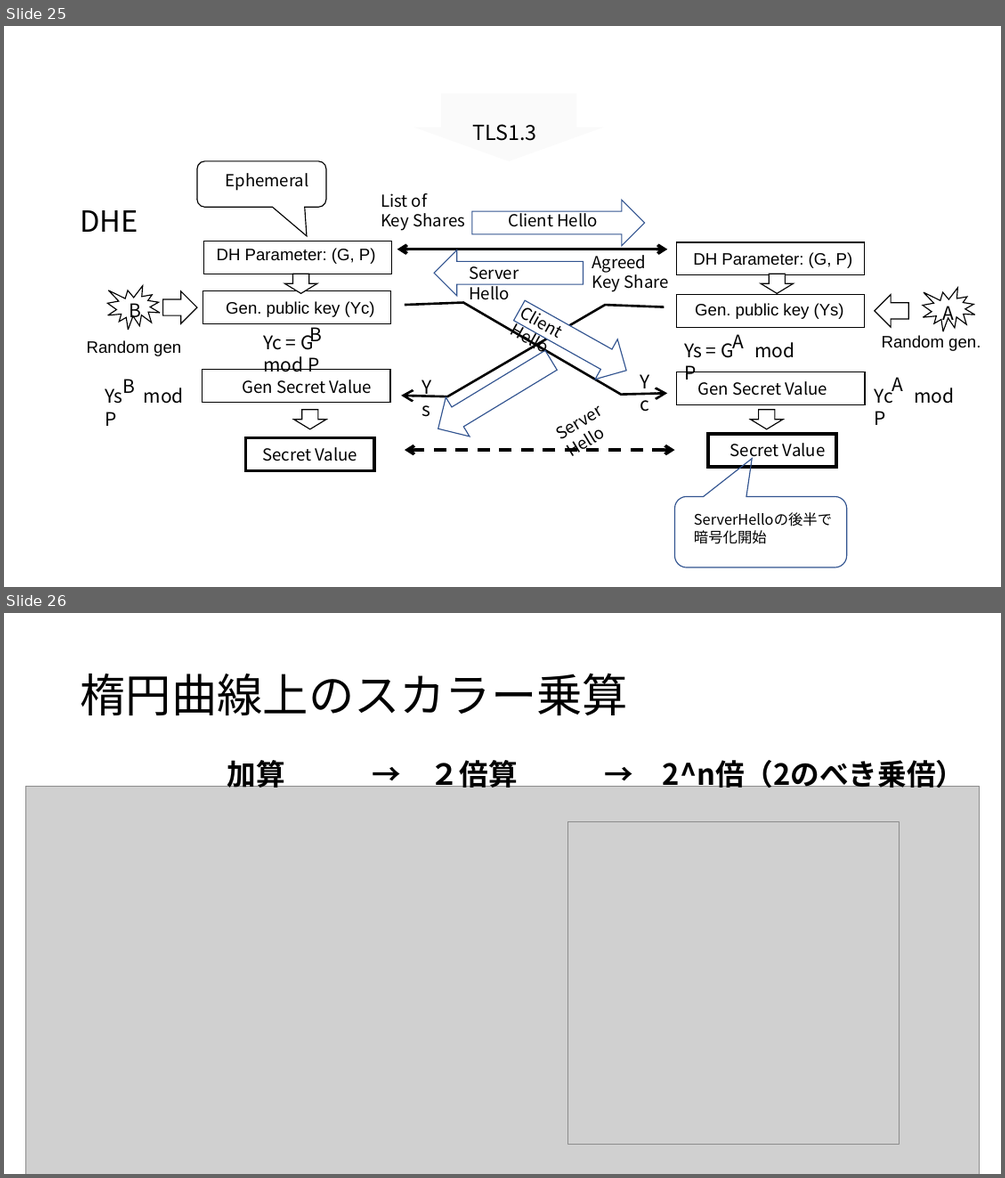
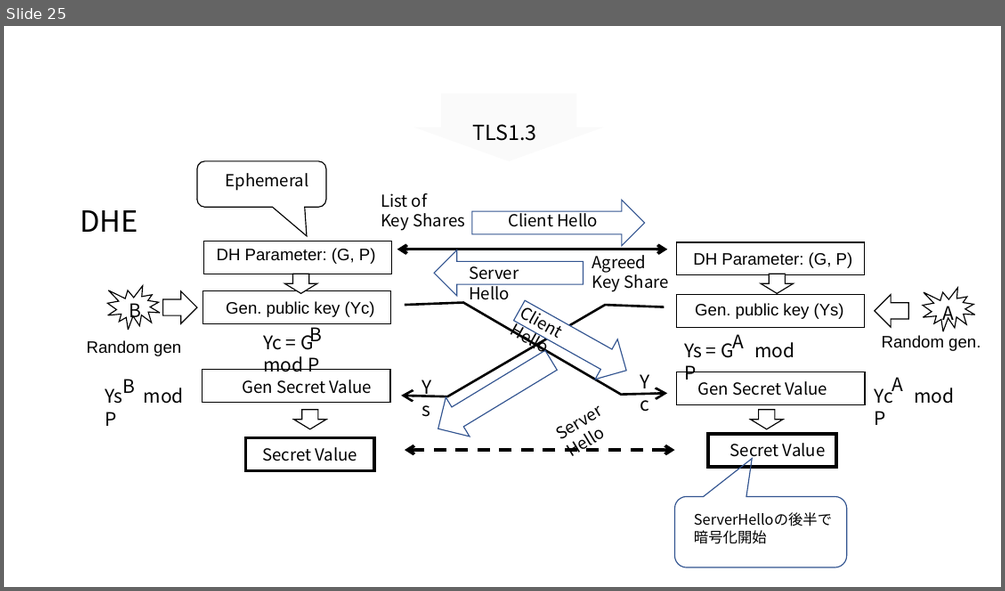
Before and after one commit to kojo1/TLSbook-en, a slide deck: Part1.Technology/Chapter3.Algorithm/Algorithm-fig-jp.pptx. Shown one above the other, each under a label of ours: slides 25 and 26 before the commit, slide 25 after it. The pictures are 1005x1178 and 1005x591 pixels, drawn with LibreOffice and Linux fonts; fonts in the diff are those of the drawing; grey boxes stand for pictures. Boxes give left, top, right and bottom in pixels: in the first picture for what was removed or moved away, otherwise in the second. Text is boxed around its words. In the diff, an @@ line names an element or a change of style, - is before the commit and + after.

```diff
--- a/Part1.Technology/Chapter3.Algorithm/Algorithm-fig-jp.pptx
+++ b/Part1.Technology/Chapter3.Algorithm/Algorithm-fig-jp.pptx
@@ slide 26 removed at <box>4,613,1001,1174</box>, background #FFFFFF @@
@@ title removed at <box>80,673,628,715</box> @@
-楕円曲線上のスカラー乗算
@@ text removed at <box>227,755,965,792</box> @@
-加算 → ２倍算 → 2^n倍（2のべき乗倍）
@@ picture removed at <box>25,786,979,1174</box> @@
@@ picture removed at <box>568,821,900,1144</box> @@
```
Also in this commit, not shown: 2 slides changed, 3 slides added, 1 other slide removed, 8 other files.
